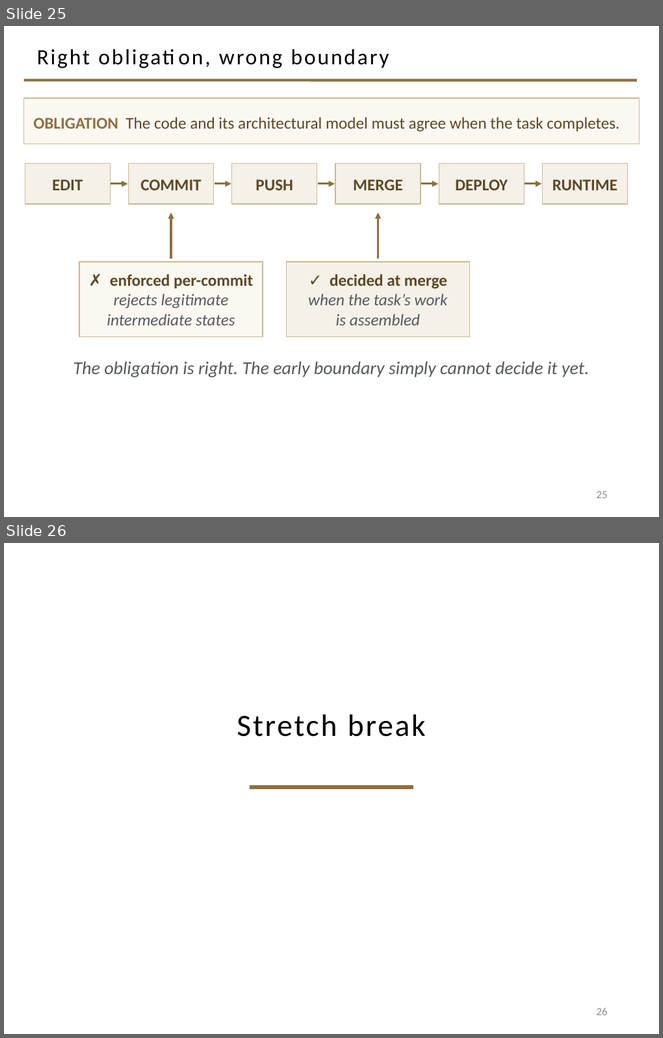
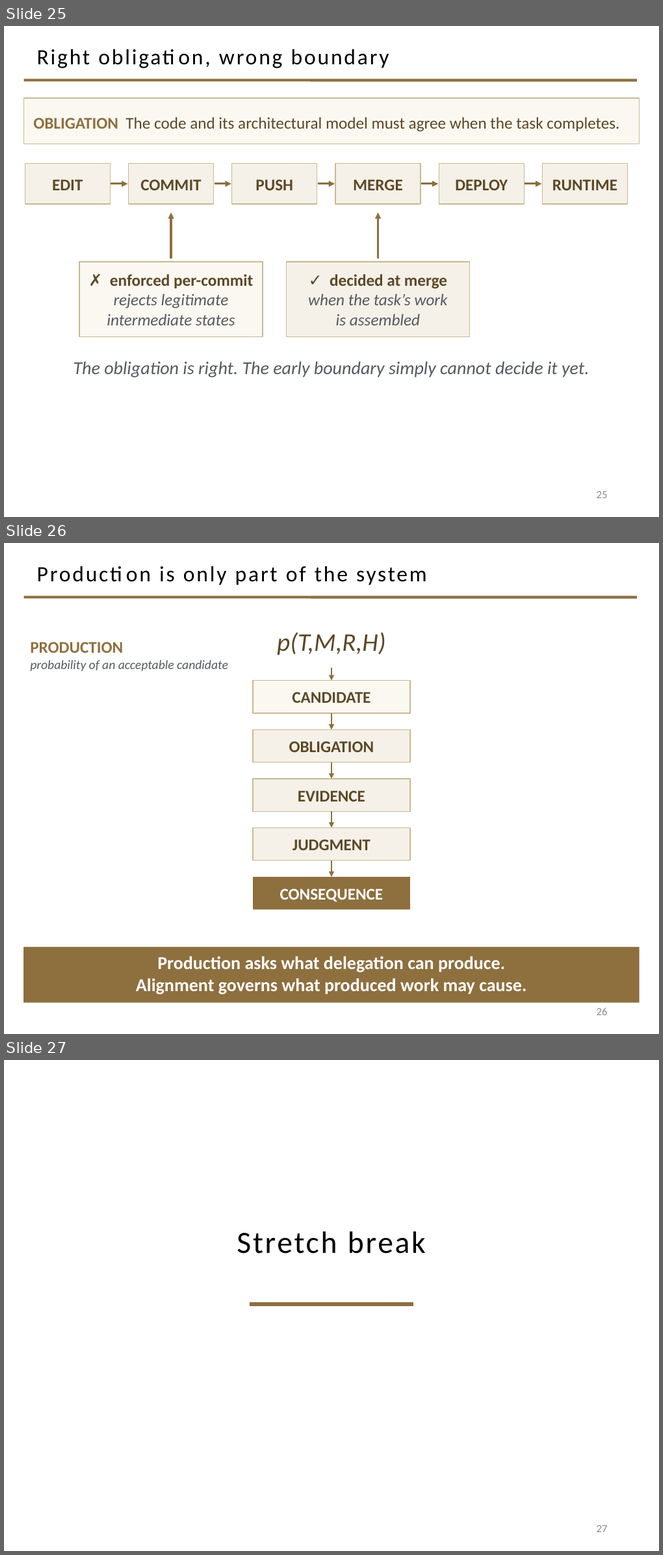
Before and after one commit to davisjam/model-based-agentic-software-engineering, a slide deck: course/lectures/act-2-delegation-and-control/03-alignment/2-3-Alignment.pptx. Shown one above the other, each under a label of ours: slides 25 and 26 before the commit, slides 25, 26 and 27 after it. The pictures are 663x1038 and 663x1555 pixels, drawn with LibreOffice and Linux fonts; fonts in the diff are those of the drawing; background and template pictures are left out. Boxes give left, top, right and bottom in pixels: in the first picture for what was removed or moved away, otherwise in the second. Text is boxed around its words. In the diff, an @@ line names an element or a change of style, - is before the commit and + after.

```diff
--- a/course/lectures/act-2-delegation-and-control/03-alignment/2-3-Alignment.pptx
+++ b/course/lectures/act-2-delegation-and-control/03-alignment/2-3-Alignment.pptx
@@ slide 26 added at (4, 543, 659, 1034), background #FFFFFF; not listed: 1 template element that a slide beside it also shows @@
@@ title added at (159, 566, 427, 585), 24 pt, text #000000 @@
+Production is only part of the system
@@ text added at (277, 632, 386, 655), 28 pt, text #5C4826, italic @@
+p(T,M,R,H)
@@ text added at (30, 642, 228, 671), 14 pt, text #555960, italic @@
+PRODUCTION
+probability of an acceptable candidate
@@ arrow added from (332, 668) to (332, 681), #8E6F3E 1.5 pt @@
@@ rectangle added at (253, 681, 410, 713), fill #FBF8F2, outline #C9B991 1 pt, 18 pt, text #5C4826, bold @@
+CANDIDATE
@@ arrow added from (332, 713) to (332, 730), #8E6F3E 1.5 pt @@
@@ rectangle added at (253, 730, 410, 763), fill #F5F1E8, outline #C9B991 1 pt, 18 pt, text #5C4826, bold @@
+OBLIGATION
@@ arrow added from (332, 763) to (332, 779), #8E6F3E 1.5 pt @@
@@ rectangle added at (253, 779, 410, 811), fill #F5F1E8, outline #C9B991 1 pt, 18 pt, text #5C4826, bold @@
+EVIDENCE
@@ arrow added from (332, 811) to (332, 828), #8E6F3E 1.5 pt @@
@@ rectangle added at (253, 828, 410, 861), fill #F5F1E8, outline #C9B991 1 pt, 18 pt, text #5C4826, bold @@
+JUDGMENT
@@ arrow added from (332, 861) to (332, 877), #8E6F3E 1.5 pt @@
@@ rectangle added at (253, 877, 410, 910), fill #8E6F3E, 18 pt, text #FFFFFF, bold @@
+CONSEQUENCE
@@ rectangle added at (24, 947, 640, 1003), fill #8E6F3E, 20 pt, text #FFFFFF, bold @@
+Production asks what delegation can produce.
+Alignment governs what produced work may cause.
@@ page number added at (597, 1008, 608, 1016), 12 pt, text #8C8C8C @@
+26
@@ what was slide 26 is now slide 27 @@
@@ page number at (597, 1525, 608, 1533): text changed @@
-26
+27
```
